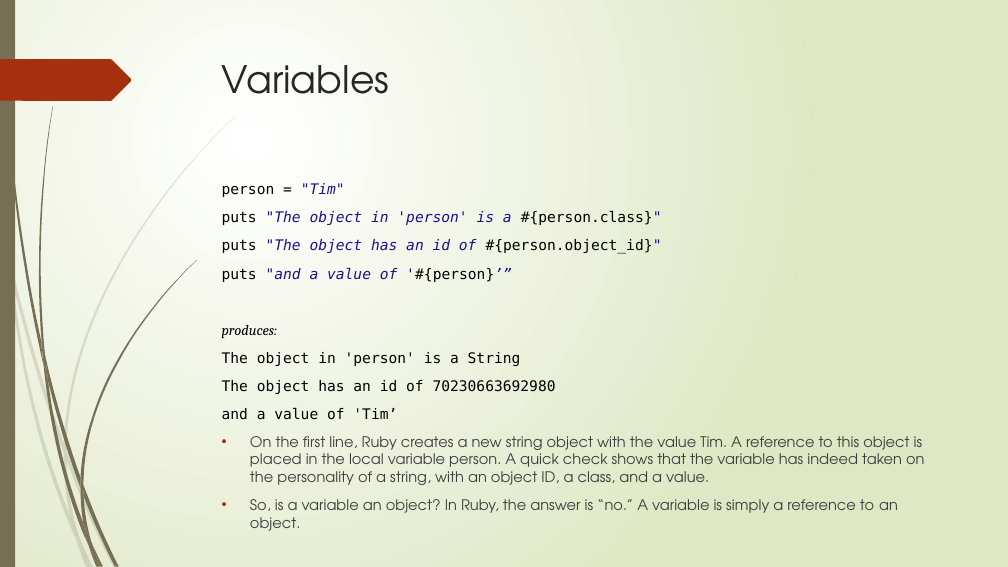
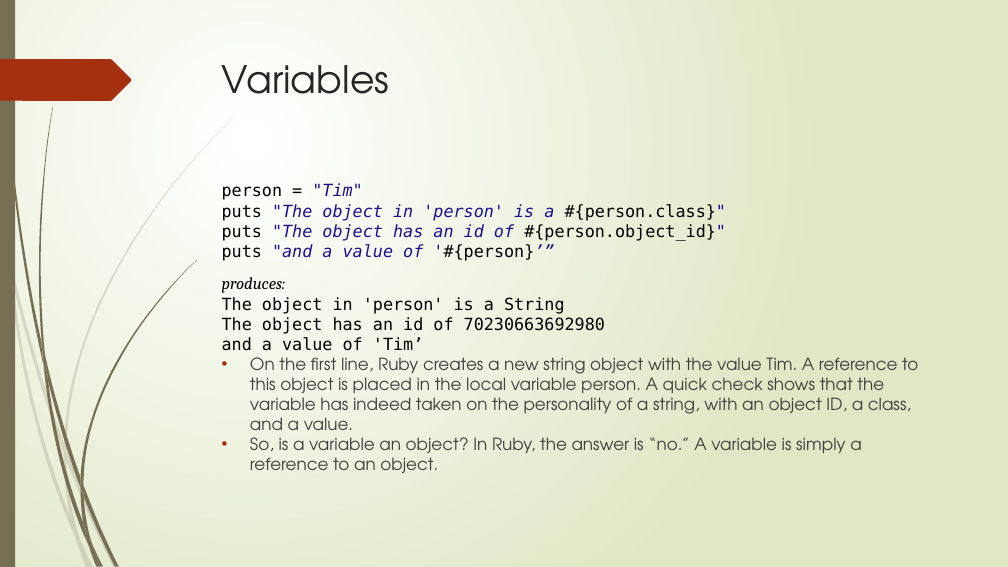
Before and after one commit to angelmoralesb/Fedesoft, a slide deck: slide 10 of ProyectoRuby/PresentacionRuby.pptx (slide 12 before the commit). Drawn at 1008x567 pixels with LibreOffice and Linux fonts; fonts in the diff are those of the drawing. Boxes give left, top, right and bottom in pixels: in the first picture for what was removed or moved away, otherwise in the second. Text is boxed around its words. In the diff, an @@ line names an element or a change of style, - is before the commit and + after.

```diff
--- a/ProyectoRuby/PresentacionRuby.pptx
+++ b/ProyectoRuby/PresentacionRuby.pptx
@@ text "person = "Tim"" at [222,183,918,473]: size 13.9 to 16 pt; less space between paragraphs @@
```
Also in this commit, not shown: 9 other slides changed, 30 slides added, 3 slides removed, 1 other file.
